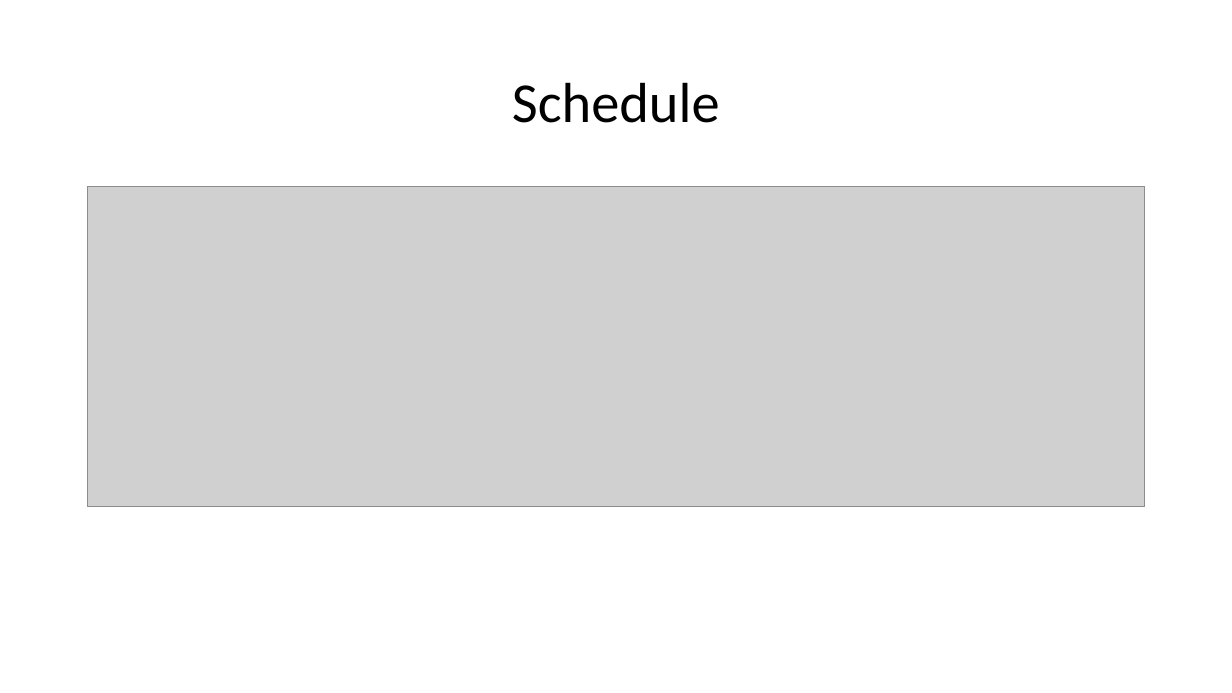
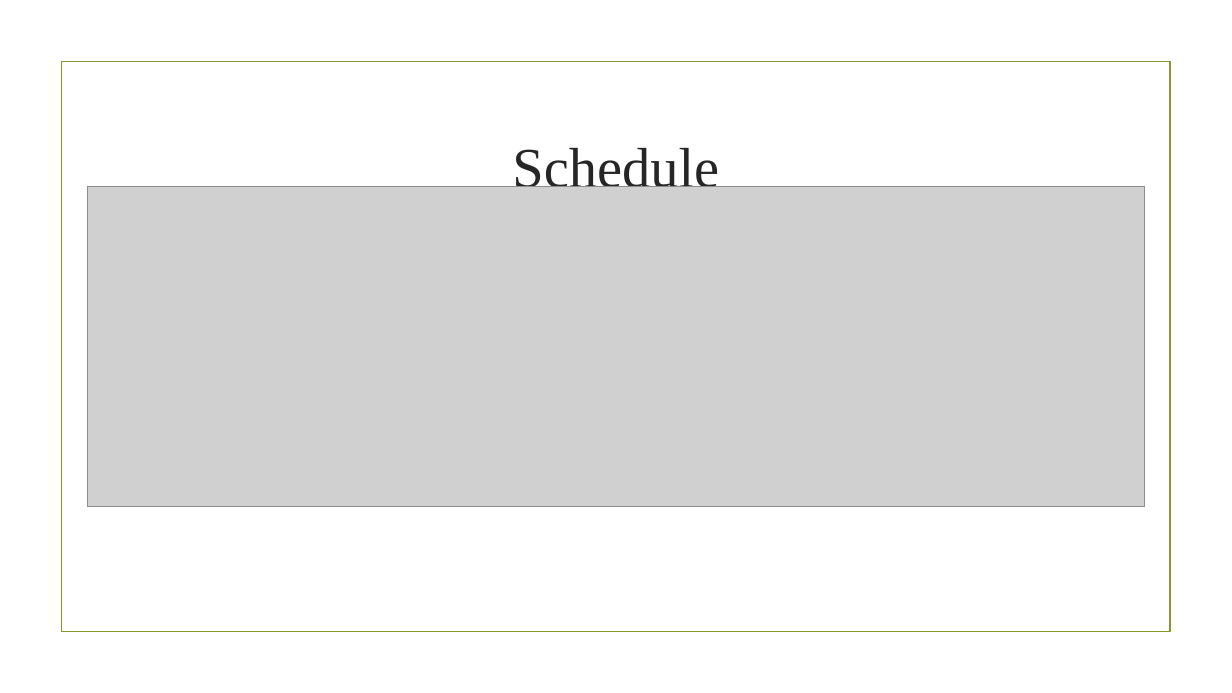
Before and after one commit to kewen0604/107_SE_Team2, a slide deck: slide 17 of 軟體工程期末專題報告.pptx. Drawn at 1232x693 pixels with LibreOffice and Linux fonts; fonts in the diff are those of the drawing; grey boxes stand for pictures; background and template pictures are left out. Boxes give left, top, right and bottom in pixels: in the first picture for what was removed or moved away, otherwise in the second. Text is boxed around its words. In the diff, an @@ line names an element or a change of style, - is before the commit and + after.

```diff
--- a/軟體工程期末專題報告.pptx
+++ b/軟體工程期末專題報告.pptx
@@ rectangle added at (61,62,1170,632), outline #83992A 1.25 pt @@
@@ title "Schedule": place and size @@
-title "Schedule" at (512,82,720,123)
+title "Schedule" at (512,148,719,198)
@@ title "Schedule" at (512,148,719,198): font Calibri to Times New Roman, text colour #000000 to #262626; line spacing 0.9 to 1 @@
```
Also in this commit, not shown: 16 other slides changed.
